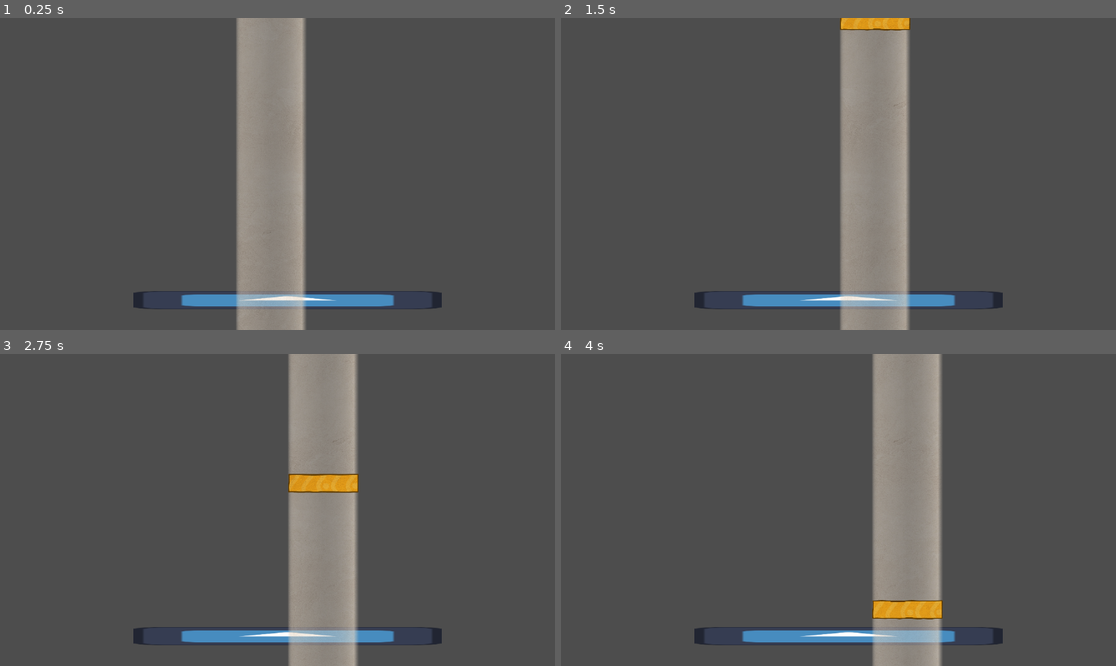
Above: before the commit, frames 1-4 (two rows, left to right).
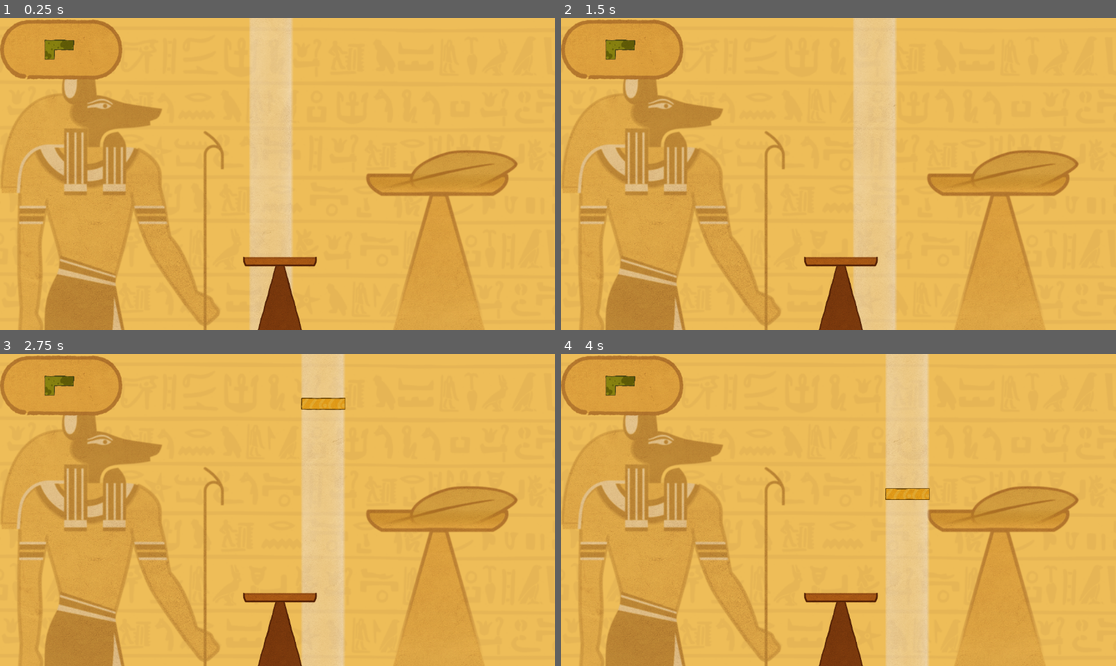
Above: after the commit, the same moments.

Repository: anfray-lapeyre/MADz-GameJam-04-2025
Game: Godot game, scene res://Scenes/Levels/map_game_level.tscn
The game is run twice, just before and just after one commit, with the same random seed, the same clock (stepped at 60 frames per second) and the same inputs. The engine's default icon, where the game draws it, is replaced by a stand-in: a white triangle on a blue panel in a dark square.
Inputs:
- Up to frame 1 (0.25 s): no input
- Up to frame 2 (1.5 s): tap Enter at 0.5 s; hold D (move_right) 0.53-1.28 s; hold A (move_left) from 1.28 s (still down)
- Up to frame 3 (2.75 s): release A (move_left) at 2.03 s; hold D (move_right) from 2.03 s (still down)
- Up to frame 4 (4 s): release D (move_right) at 3.53 s; hold A (move_left) from 3.53 s (still down)

The runs differ from the first frame. In frame 1, 100% of the frame differs, in the area x 0-100%, y 0-100%; in frame 2, 100%; in frame 3, 100%; in frame 4, 100%.

Commit message:
Added background and style to everything + resized pieces and tweaked fall speed

Diff:
--- a/the_souls_balance/Scenes/Levels/map_game_level.tscn
+++ b/the_souls_balance/Scenes/Levels/map_game_level.tscn
@@ -1,33 +1,87 @@
-[gd_scene load_steps=10 format=3 uid="uid://b2l2ujykasaw6"]
+[gd_scene load_steps=17 format=3 uid="uid://b2l2ujykasaw6"]
 
 [ext_resource type="Script" uid="uid://l4oaemtl5eql" path="res://Scripts/Resources/res_game_level.gd" id="1_kl2sp"]
 [ext_resource type="PackedScene" uid="uid://13phhq7nxcqs" path="res://Scenes/Objects/Experiences/obj_experience_I.tscn" id="2_utki7"]
 [ext_resource type="PackedScene" uid="uid://c3xbpukd7ufqj" path="res://Scenes/Objects/Experiences/obj_experience_L.tscn" id="3_j4c5q"]
 [ext_resource type="PackedScene" uid="uid://lm6bbsji7bgp" path="res://Scenes/Objects/Experiences/obj_experience_T.tscn" id="3_sailx"]
-[ext_resource type="Texture2D" uid="uid://dp7igmvsk0mcr" path="res://Assets/2D/icon.svg" id="4_04g2o"]
 [ext_resource type="PackedScene" uid="uid://dob2b6p3jgs5q" path="res://Scenes/Objects/Experiences/obj_experience_LL.tscn" id="4_5sfby"]
 [ext_resource type="PackedScene" uid="uid://4gvcppv27kdy" path="res://Scenes/Objects/Experiences/obj_experience_Shield.tscn" id="5_hxrrn"]
 [ext_resource type="PackedScene" uid="uid://dpg0i0elo7khq" path="res://Scenes/Objects/Experiences/obj_experience_Z.tscn" id="7_dpqbp"]
-
-[sub_resource type="RectangleShape2D" id="RectangleShape2D_02pa6"]
-size = Vector2(2126.5, 123)
+[ext_resource type="Texture2D" uid="uid://534j7f7h3hxg" path="res://Assets/2D/Background/T_Background.png" id="8_abolt"]
+[ext_resource type="Material" uid="uid://bae4jrormu8v" path="res://Assets/Material/m_experience.tres" id="8_j4c5q"]
+[ext_resource type="Texture2D" uid="uid://c87kcd46vwqpm" path="res://Assets/2D/Background/t_game_balance.png" id="9_5sfby"]
+[ext_resource type="Texture2D" uid="uid://b08kehashu6nk" path="res://Assets/2D/Background/T_Anubis.png" id="10_ww3n1"]
+[ext_resource type="Texture2D" uid="uid://bj0vpuy0reeml" path="res://Assets/2D/Background/T_FeatherBalance.png" id="11_f01so"]
+[ext_resource type="Texture2D" uid="uid://dinafot2fgjhy" path="res://Assets/2D/Feathers/t_feather_1.png" id="12_x8sei"]
+[ext_resource type="Texture2D" uid="uid://bhdl81607gv5" path="res://Assets/2D/Background/t_feather_balance_foreground.png" id="13_nwbo4"]
+[ext_resource type="Texture2D" uid="uid://bm4jiagty0h1v" path="res://Assets/2D/Background/t_cartridge.png" id="15_aeron"]
+[ext_resource type="Texture2D" uid="uid://cbfhiamgwuegv" path="res://Assets/2D/Experiences/T_L_Disgust.png" id="16_cjerr"]
 
 [node name="Node2D" type="Node2D"]
 script = ExtResource("1_kl2sp")
 ex_experience_list = Array[PackedScene]([ExtResource("2_utki7"), ExtResource("3_j4c5q"), ExtResource("4_5sfby"), ExtRes …(522 unchanged characters)…
 ex_spawn_position = Vector2(600, -2500)
 
+[node name="Background" type="Node2D" parent="."]
+z_index = -1000
+z_as_relative = false
+
+[node name="BackgroundPattern" type="Sprite2D" parent="Background"]
+position = Vector2(642.503, -390)
+scale = Vector2(2.02407, 2.02407)
+texture = ExtResource("8_abolt")
+
+[node name="Anubis" type="Sprite2D" parent="Background"]
+material = ExtResource("8_j4c5q")
+position = Vector2(-494, -288)
+scale = Vector2(1.99757, 1.99757)
+texture = ExtResource("10_ww3n1")
+
+[node name="BackgroundBalance" type="Sprite2D" parent="Background"]
+material = ExtResource("8_j4c5q")
+position = Vector2(1749, 292)
+scale = Vector2(2.01219, 2.01219)
+texture = ExtResource("11_f01so")
+
+[node name="Feather" type="Sprite2D" parent="Background"]
+material = ExtResource("8_j4c5q")
+position = Vector2(1816, -407)
+scale = Vector2(1.97531, 1.97531)
+texture = ExtResource("12_x8sei")
+
+[node name="ForegroundBalance" type="Sprite2D" parent="Background"]
+material = ExtResource("8_j4c5q")
+position = Vector2(1747.5, -327.75)
+scale = Vector2(2.00636, 2.12295)
+texture = ExtResource("13_nwbo4")
+
 [node name="ground" type="StaticBody2D" parent="."]
 
-[node name="gound_collision" type="CollisionShape2D" parent="ground"]
-position = Vector2(709.25, 481.5)
-shape = SubResource("RectangleShape2D_02pa6")
+[node name="ground_sprite" type="Sprite2D" parent="ground"]
+material = ExtResource("8_j4c5q")
+position = Vector2(660, 510)
+scale = Vector2(1.5, 1.5)
+texture = ExtResource("9_5sfby")
 
-[node name="ground_sprite" type="Sprite2D" parent="ground"]
-position = Vector2(713.5, 483)
-scale = Vector2(16.6484, 1)
-texture = ExtResource("4_04g2o")
+[node name="CollisionPolygon2D" type="CollisionPolygon2D" parent="ground"]
+position = Vector2(-415, -258)
+scale = Vector2(1.5, 1.5)
+polygon = PackedVector2Array(545, 293, 545, 338, 887, 338, 887, 290, 876, 290, 874, 326, 784.301, 326.286, 560, 327, 558, 293)
 
 [node name="Camera2D" type="Camera2D" parent="."]
 position = Vector2(643, -390)
 zoom = Vector2(0.3, 0.3)
+
+[node name="Cartouche" type="Node2D" parent="."]
+
+[node name="CartoucheBackground" type="Sprite2D" parent="Cartouche"]
+material = ExtResource("8_j4c5q")
+position = Vector2(-853, -1250.5)
+scale = Vector2(1.69141, 1.69141)
+texture = ExtResource("15_aeron")
+
+[node name="ExperiencePreview" type="Sprite2D" parent="Cartouche"]
+material = ExtResource("8_j4c5q")
+position = Vector2(-867, -1250)
+scale = Vector2(0.556863, 0.556863)
+texture = ExtResource("16_cjerr")
--- a/the_souls_balance/Scenes/Levels/map_test_max.tscn
+++ b/the_souls_balance/Scenes/Levels/map_test_max.tscn
@@ -1,7 +1,7 @@
 [gd_scene load_steps=4 format=3 uid="uid://dutmn56llcgu6"]
 
-[ext_resource type="Texture2D" uid="uid://dp7igmvsk0mcr" path="res://Assets/2D/icon.svg" id="1_fau7e"]
-[ext_resource type="PackedScene" uid="uid://csvwci44smh26" path="res://Scenes/Objects/Experiences/obj_experience.tscn" id="1_rijgl"]
+[ext_resource type="Texture2D" uid="uid://c87kcd46vwqpm" path="res://Assets/2D/Background/t_game_balance.png" id="1_b2ru4"]
+[ext_resource type="Texture2D" uid="uid://bxjnspyqmdeo4" path="res://Assets/Capture.JPG" id="2_y8f3v"]
 
 [sub_resource type="RectangleShape2D" id="RectangleShape2D_ix5m4"]
 size = Vector2(652, 119)
@@ -17,27 +17,18 @@
 shape = SubResource("RectangleShape2D_ix5m4")
 
 [node name="Sprite2D" type="Sprite2D" parent="Ground"]
-position = Vector2(-4, 55)
-scale = Vector2(5.07813, 1)
-texture = ExtResource("1_fau7e")
+position = Vector2(-4, 120)
+scale = Vector2(0.3, 0.3)
+texture = ExtResource("1_b2ru4")
 
 [node name="Camera2D" type="Camera2D" parent="."]
 position = Vector2(-5, 50)
 
-[node name="parent piece" parent="." instance=ExtResource("1_rijgl")]
-position = Vector2(-2, -264)
+[node name="Background" type="Node2D" parent="."]
+position = Vector2(-5, 50)
 
-[node name="parent piece2" parent="." instance=ExtResource("1_rijgl")]
-position = Vector2(-57, -496)
-
-[node name="parent piece3" parent="." instance=ExtResource("1_rijgl")]
-position = Vector2(14, -708)
-
-[node name="parent piece4" parent="." instance=ExtResource("1_rijgl")]
-position = Vector2(-51, -955)
-
-[node name="parent piece5" parent="." instance=ExtResource("1_rijgl")]
-position = Vector2(-106, -1187)
-
-[node name="parent piece6" parent="." instance=ExtResource("1_rijgl")]
-position = Vector2(-35, -1399)
+[node name="Sprite2D" type="Sprite2D" parent="."]
+show_behind_parent = true
+position = Vector2(190, 50.5)
+scale = Vector2(0.917065, 0.94058)
+texture = ExtResource("2_y8f3v")
--- a/the_souls_balance/Scenes/Objects/Experiences/obj_experience.tscn
+++ b/the_souls_balance/Scenes/Objects/Experiences/obj_experience.tscn
@@ -11,20 +11,23 @@
 
 [node name="obj_experience" type="RigidBody2D"]
 script = ExtResource("1_717cv")
-ex_fall_speed = 700.0
+ex_fall_speed = 500.0
 ex_move_repeat_delay = 0.05
 
 [node name="experience_sprite" type="Sprite2D" parent="."]
 material = ExtResource("2_p0tda")
+scale = Vector2(0.63, 0.63)
 texture = ExtResource("1_7giel")
 
 [node name="experience_collider" type="CollisionPolygon2D" parent="."]
 position = Vector2(9.53674e-07, 0.999997)
-scale = Vector2(3.9375, 4)
+scale = Vector2(2.481, 2.52)
 polygon = PackedVector2Array(15.4921, 15.25, -15.4921, 15.25, -15.4921, -15.5, 15.4921, -15.5)
 
 [node name="light_beam" type="Sprite2D" parent="."]
 show_behind_parent = true
+z_index = -1
+z_as_relative = false
 material = SubResource("ShaderMaterial_3ox72")
 position = Vector2(-0.500005, -1)
 scale = Vector2(0.251953, 90.875)
@@ -33,8 +36,8 @@
 [node name="detect_area" type="Area2D" parent="."]
 
 [node name="detect_area_collider" type="CollisionPolygon2D" parent="detect_area"]
-position = Vector2(-68, 74)
-scale = Vector2(1, 8.3125)
+position = Vector2(-43, 47)
+scale = Vector2(0.63, 5.237)
 polygon = PackedVector2Array(7, -16.2406, 7, -1.44361, 129, -1.44361, 129, -16.2406)
 
 [connection signal="body_entered" from="detect_area" to="." method="_on_area_2d_body_entered"]
--- a/the_souls_balance/Scenes/Objects/Experiences/obj_experience_I.tscn
+++ b/the_souls_balance/Scenes/Objects/Experiences/obj_experience_I.tscn
@@ -12,4 +12,5 @@
 polygon = PackedVector2Array(60.9524, 15.25, -60.6984, 15.25, -60.6984, -15, 60.9524, -15)
 
 [node name="detect_area_collider" parent="detect_area" index="0"]
+position = Vector2(-42, 44)
 polygon = PackedVector2Array(-171, -16, -171, -1.44361, 308, -1.44361, 308, -16)
Binary file added: the_souls_balance/Assets/2D/Background/T_Anubis.png
Not shown, added: the_souls_balance/Assets/2D/Background/T_Anubis.png.import
Binary file added: the_souls_balance/Assets/2D/Background/T_Background.png
Not shown, added: the_souls_balance/Assets/2D/Background/T_Background.png.import
Binary file added: the_souls_balance/Assets/2D/Background/T_FeatherBalance.png
Not shown, added: the_souls_balance/Assets/2D/Background/T_FeatherBalance.png.import
Binary file added: the_souls_balance/Assets/2D/Background/t_balance_3.png
Not shown, added: the_souls_balance/Assets/2D/Background/t_balance_3.png.import
Binary file added: the_souls_balance/Assets/2D/Background/t_cartridge.png
Not shown, added: the_souls_balance/Assets/2D/Background/t_cartridge.png.import
Binary file added: the_souls_balance/Assets/2D/Background/t_feather_balance_foreground.png
Not shown, added: the_souls_balance/Assets/2D/Background/t_feather_balance_foreground.png.import
(and 12 more such lines)
